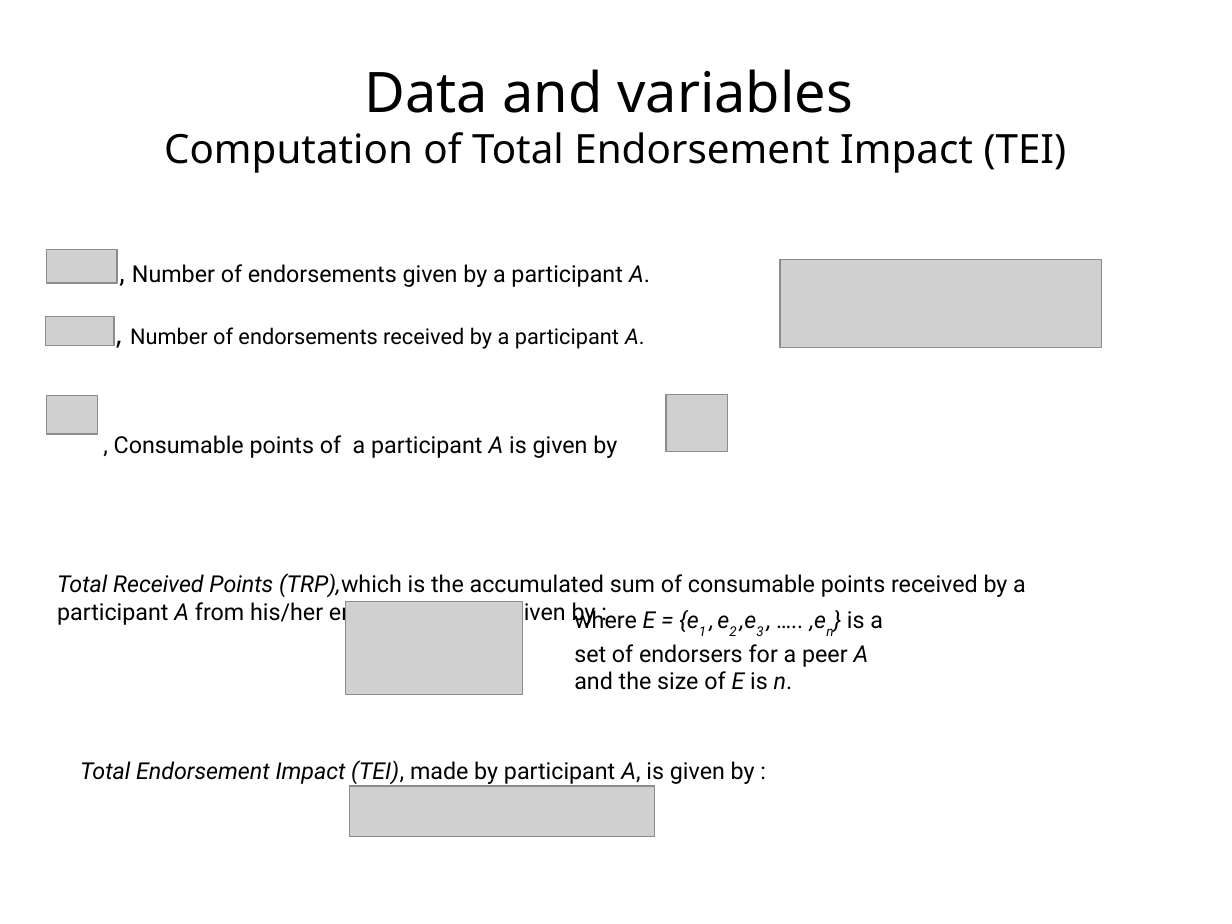
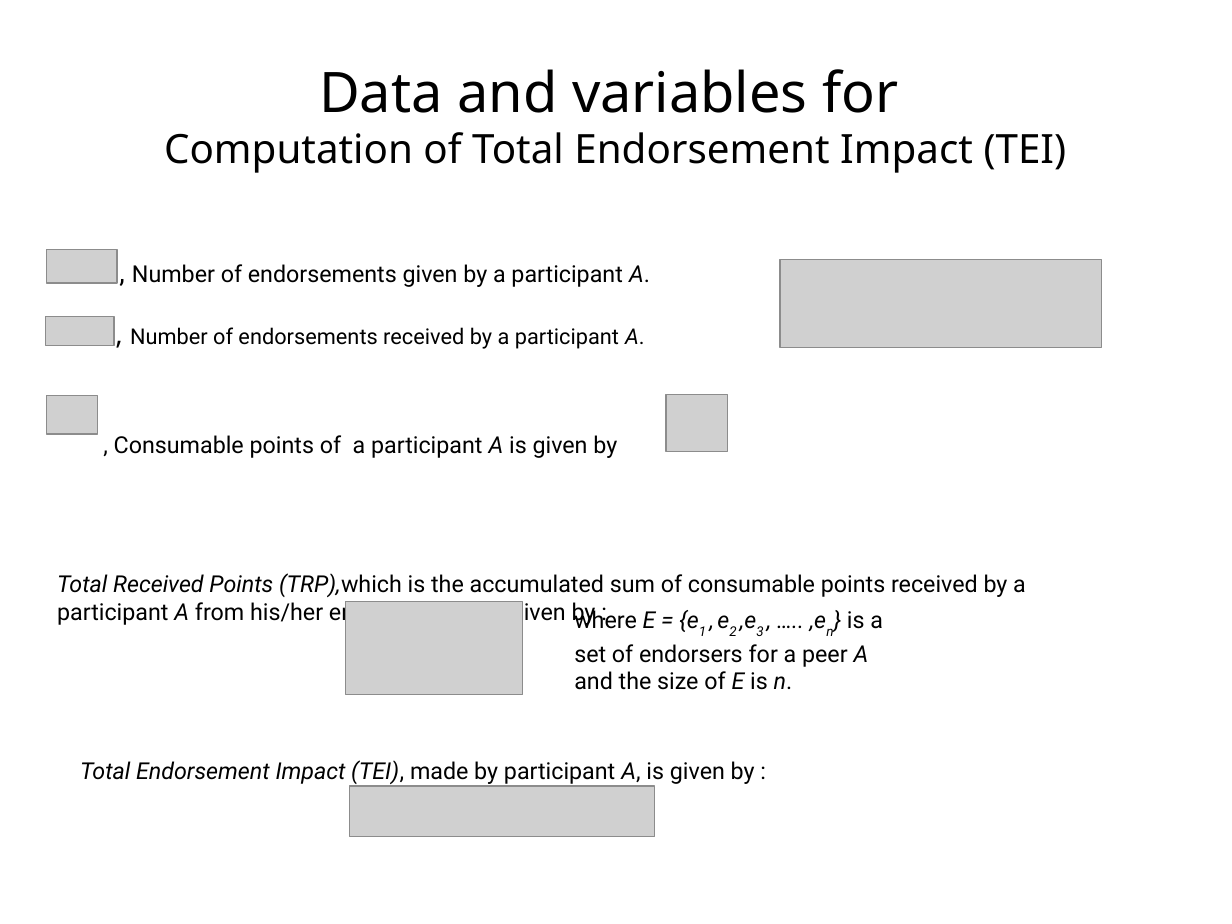
Before and after one commit to s2-t2/blockchain_reputation_system, a slide deck: slide 12 of documents/Presentation/Presentationv1.odp. Drawn at 1232x924 pixels with LibreOffice and Linux fonts; fonts in the diff are those of the drawing; grey boxes stand for pictures. Boxes give left, top, right and bottom in pixels: in the first picture for what was removed or moved away, otherwise in the second. Text is boxed around its words. In the diff, an @@ line names an element or a change of style, - is before the commit and + after.

```diff
--- a/documents/Presentation/Presentationv1.odp
+++ b/documents/Presentation/Presentationv1.odp
@@ title at (164, 69, 1067, 173): text changed @@
-Data and variables
-Computation of Total Endorsement Impact (TEI)
+Data and variables for
+Computation of Total Endorsement Impact (TEI)
```
Also in this commit, not shown: 5 other slides changed, 3 slides added, 3 slides removed, 3 other files.
